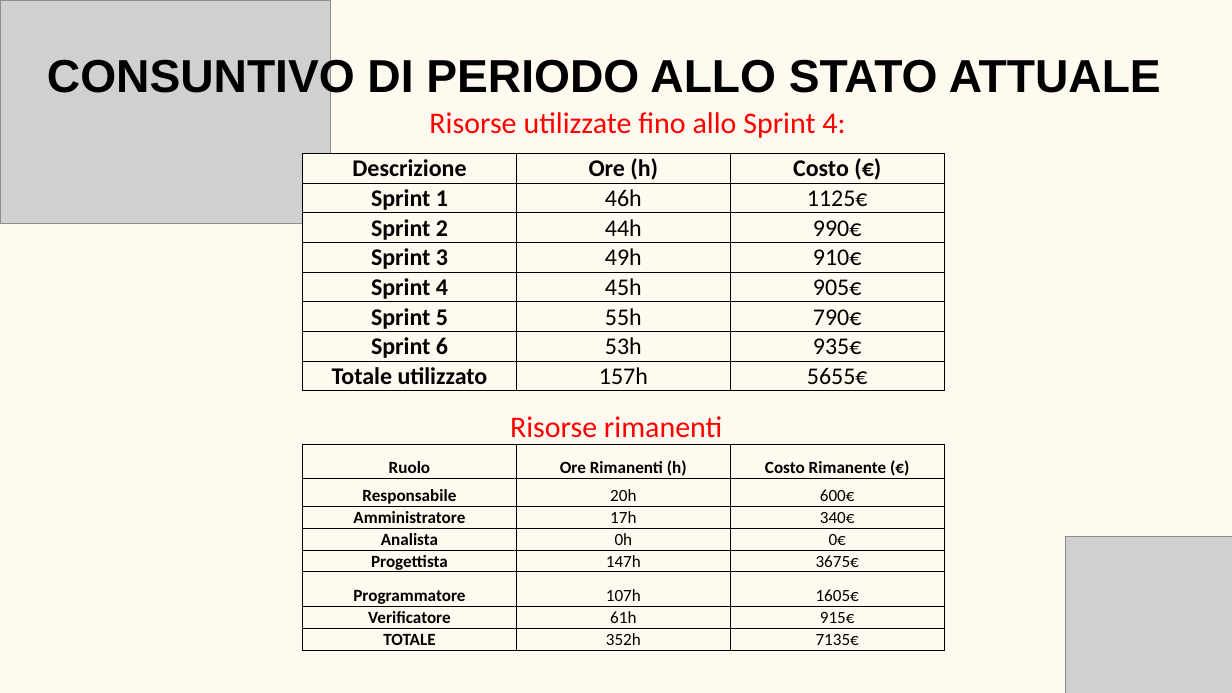
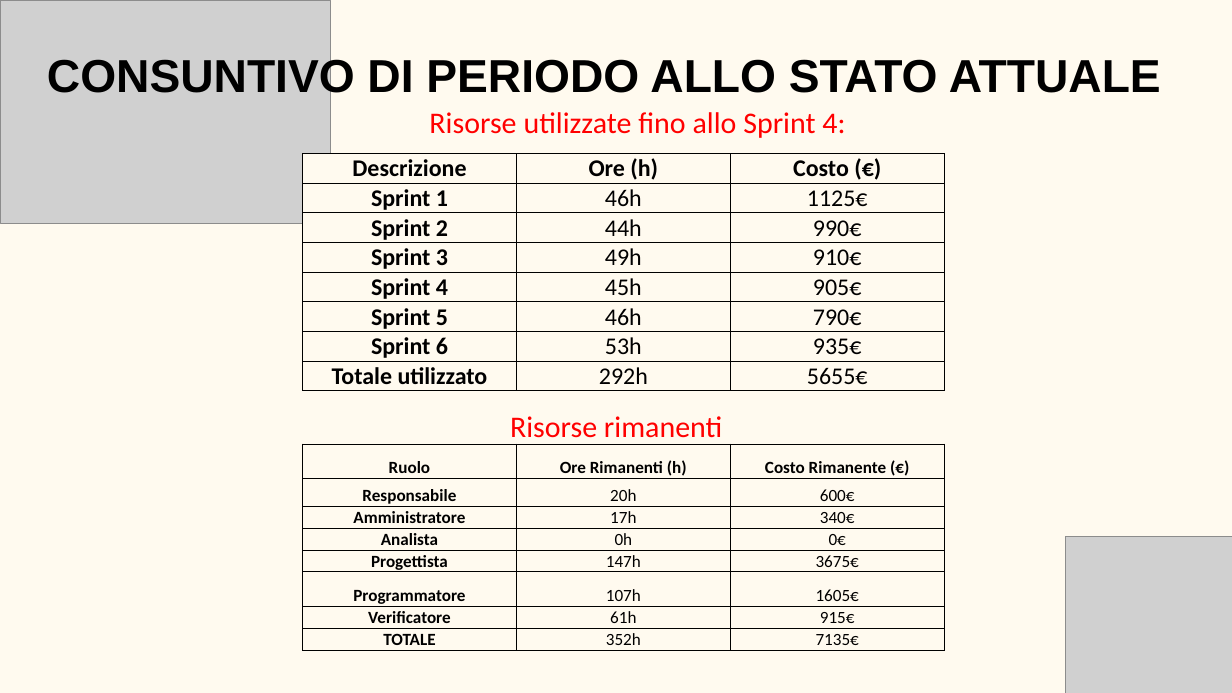
Before and after one commit to BugBustersUnipd/DocumentazioneSWE, a slide deck: slide 9 of RTB/PRESENTAZIONE RTB/Presentazione RTB.pptx. Drawn at 1232x693 pixels with LibreOffice and Linux fonts; fonts in the diff are those of the drawing; grey boxes stand for pictures. Boxes give left, top, right and bottom in pixels: in the first picture for what was removed or moved away, otherwise in the second. Text is boxed around its words. In the diff, an @@ line names an element or a change of style, - is before the commit and + after.

Commit message:
Avanzamento presentazione
Avanzamento presentazione

```diff
--- a/RTB/PRESENTAZIONE RTB/Presentazione RTB.pptx
+++ b/RTB/PRESENTAZIONE RTB/Presentazione RTB.pptx
@@ table at [302, 153, 944, 391] @@
-row 6, column 2: 55h
+row 6, column 2: 46h
-row 8, column 2: 157h
+row 8, column 2: 292h
```
Also in this commit, not shown: 1 other file.
